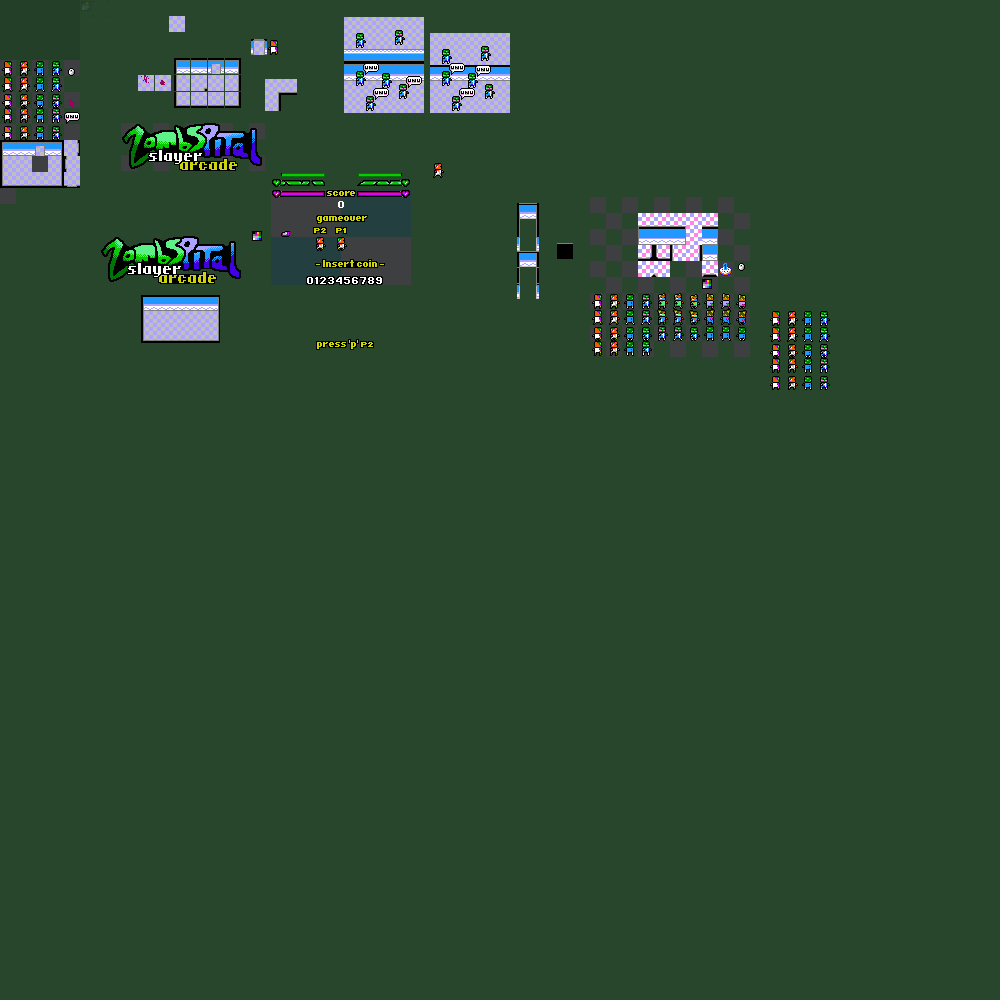
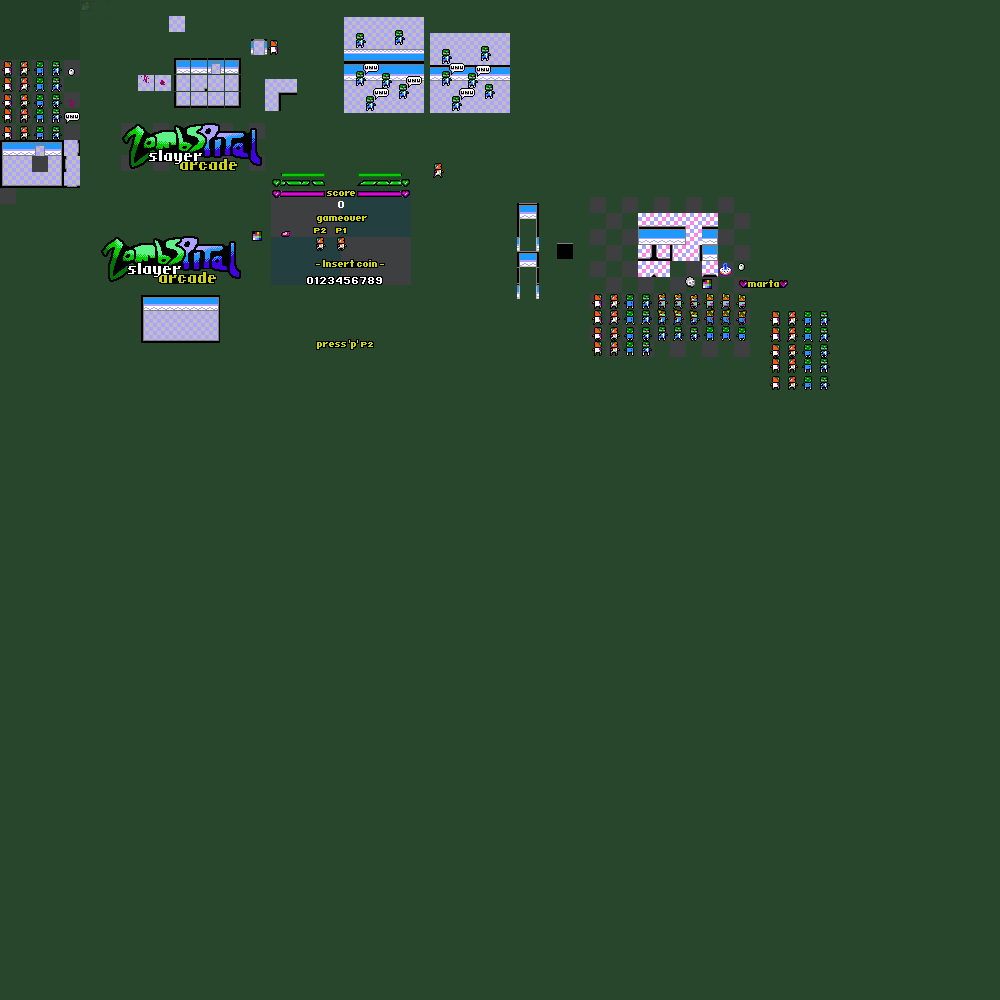
Layer changes from the first 1000px x 1000px image to the second:
painted on "hazard_mask #1" over [685, 276, 788, 288]
